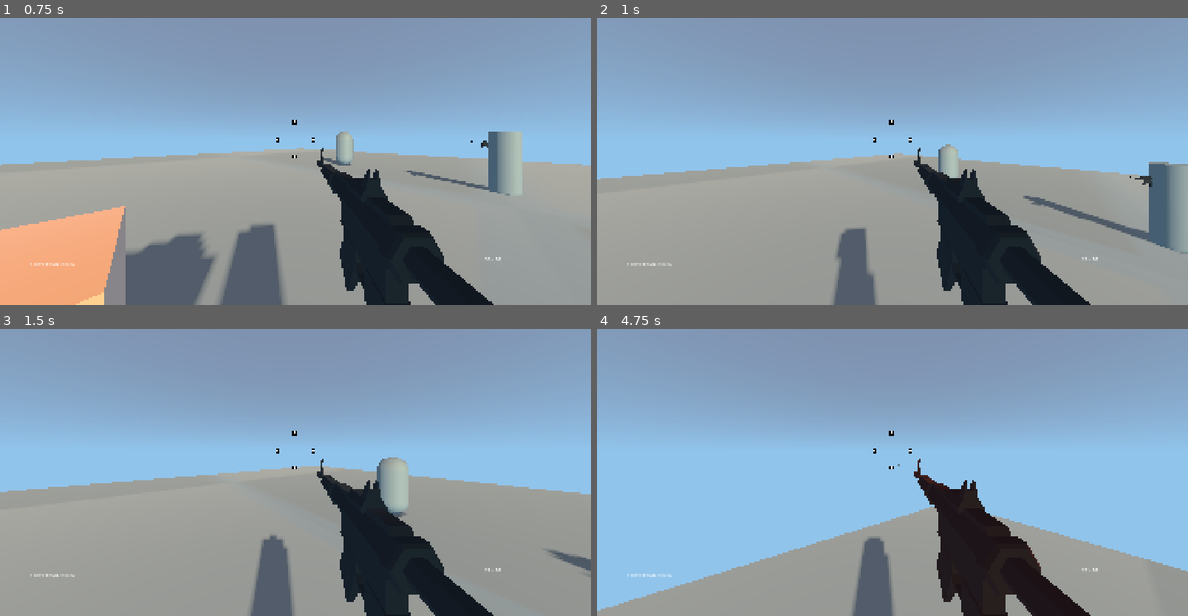
Above: before the commit, frames 1-4 (two rows, left to right).
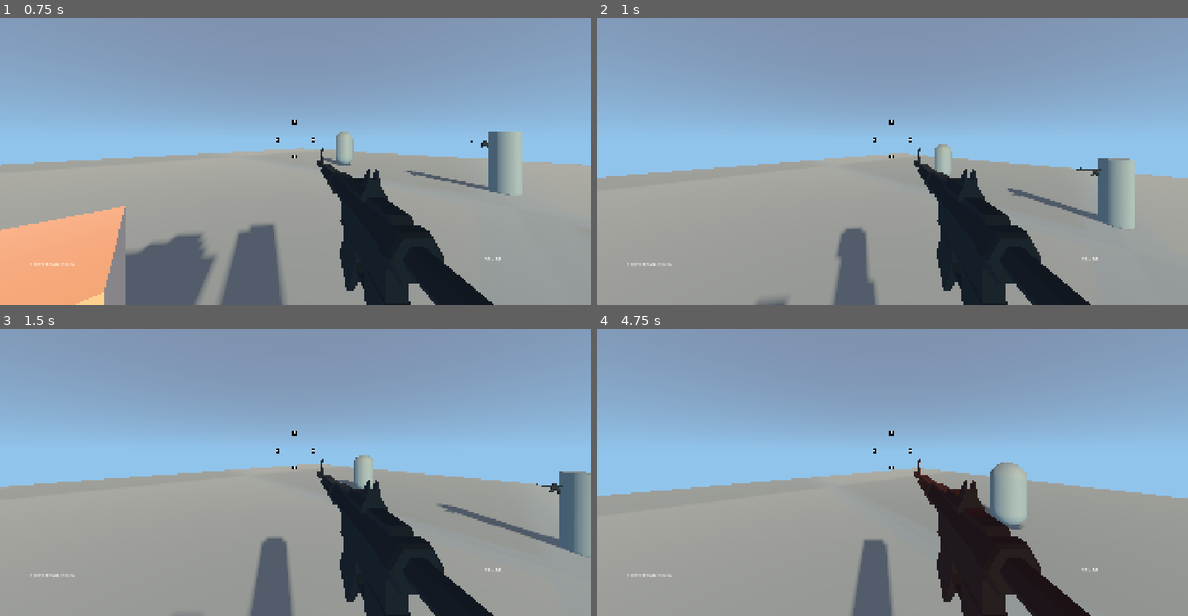
Above: after the commit, the same moments.

Repository: coreyames/my-fps-template
Game: Godot game, scene res://scenes/world_root.tscn
Same seed, same stepped clock (60 frames per second), same inputs: the game is played once before the commit and once after it.
Inputs (mouse positions are in pixels of both pictures, inside the frame that each line leads up to):
- Up to frame 1 (0.75 s): tap Enter at 0.5 s; move the mouse to (325, 138) at 0.52 s; hold W (fwd) from 0.53 s (still down); tap S (bwd) at 0.6 s
- Up to frame 2 (1 s): keep holding W (fwd); tap Space (jump) at 0.77 s; click (922, 138) at 0.8 s
- Up to frame 3 (1.5 s): keep holding W (fwd); tap Space (jump) at 1.07 s; move the mouse to (265, 452) at 1.27 s; click (265, 452) at 1.35 s
- Up to frame 4 (4.75 s): keep holding W (fwd); tap Space (jump) at 1.52, 1.55, 1.82, 2.1, 3.02, 3.32, 3.77, 3.8, 4.07, 4.52 s; move the mouse to (904, 443) at 2.02 s; tap S (bwd) at 2.3, 2.85, 4.55 s; move the mouse to (886, 455) at 2.77 s; click (886, 455) at 3.05 s; move the mouse to (933, 455) at 3.52 s; hold Q (switch_equipped) 3.53-4.28 s; move the mouse to (845, 446) at 4.27 s; click (845, 446) at 4.35 s

Frame 1 is identical in both runs. In frame 2, 4.0% of the frame differs, in the area x 0-100%, y 43-100%; in frame 3, 4.0%; in frame 4, 23%, in the area x 0-100%, y 46-99%.

Commit message:
impl'd a shitty start to air strafing and accel

Diff:
--- a/scenes/entity/actors/fps_camera.gd
+++ b/scenes/entity/actors/fps_camera.gd
@@ -6,13 +6,13 @@
 @export_group("nodes")
 @export var body: CharacterBody3D
 @export var cam: Camera3D
+var motion: Vector2
 
 @export_group("settings")
 @export_range(1, 100, 1) var sens: float = Settings.mouse_sensitivity
 
 # probably not changing
 const ABS_PITCH_MAX: float = 89
-
 
 func _ready() -> void:
 	Input.set_use_accumulated_input(false)
@@ -42,7 +42,7 @@
 	cam.orthonormalize()
 
 func look(event: InputEventMouseMotion) -> void:
-	var motion: Vector2 = event.relative
+	motion = event.relative
 	motion *= 0.0005*sens
 	yaw(motion.x)
 	pitch_with_clamp(motion.y)
--- a/scenes/entity/actors/pc.gd
+++ b/scenes/entity/actors/pc.gd
@@ -6,10 +6,10 @@
 
 const SPEED: float = 5.0
 const JUMP_VELOCITY: float = 4.5
-const AIR_DECEL_START: float = 1.0/(SPEED*SPEED*10*10)
-var decel: float = SPEED
+const AIR_DECEL_START: float = 1.0/(SPEED*SPEED*10*10) # idfk lol
+const AIR_STRAFE_VELOCITY: float = 0.5
 var is_ready_jump: bool = true
-var is_directed: bool = false
+var is_directed_on_floor: bool = false
 var was_airborne: bool = false
 
 const walking_clip: AudioStreamMP3 = preload("res://audio/walking.mp3")
@@ -43,13 +43,14 @@
 	return
 
 func _physics_process(delta: float) -> void:
+	var camera_motion: Vector2 = $Camera3D.motion
 	if not is_on_floor():
 		velocity += get_gravity() * delta
 		if !was_airborne:
 			was_airborne = true
 	elif was_airborne:
 		was_airborne = false
-		jump_sound()
+		jump_sound() #TODO make more obvious this call is for landing
 
 	if just_exited_menu:
 		just_exited_menu = false
@@ -67,29 +68,39 @@
 		jump_sound()
 		velocity.y = JUMP_VELOCITY
 
-	var input_dir = Input.get_vector("left", "right", "fwd", "bwd")
-	var direction = (transform.basis * Vector3(input_dir.x, 0, input_dir.y)).normalized()
+	var input_dir: Vector2 = Input.get_vector("left", "right", "fwd", "bwd")
+	var direction: Vector3 = (transform.basis * Vector3(input_dir.x, 0, input_dir.y)).normalized()
 
 	#TODO need to replace hardcoded values when adding resolution adjustment option
 	if Input.is_action_just_pressed("use") && equipped != null:
 		equipped.use(get_viewport().get_camera_3d().project_ray_normal(Vector2(1920.0/2, 1080.0/2)))
 
 	if direction && is_on_floor():
-		if !is_directed:
-			is_directed = true
+		if !is_directed_on_floor:
+			is_directed_on_floor = true
 		velocity.x = direction.x * SPEED
 		velocity.z = direction.z * SPEED
 		walking_sound(true)
 	else:
-		if is_directed:
-			is_directed = false
+		if is_directed_on_floor:
+			is_directed_on_floor = false
 			walking_sound(false)
-		if is_on_floor():
-			decel = SPEED
-		else:
-			decel = AIR_DECEL_START
-		velocity.x = move_toward(velocity.x, 0, decel)
-		velocity.z = move_toward(velocity.z, 0, decel)
+
+		if !direction && !is_on_floor():
+			velocity.x = move_toward(velocity.x, 0, AIR_DECEL_START)
+			velocity.z = move_toward(velocity.z, 0, AIR_DECEL_START)
+		elif direction && !is_on_floor():
+			velocity.x = AIR_STRAFE_VELOCITY * direction.x
+			velocity.z = AIR_STRAFE_VELOCITY * direction.z
+			if (!is_zero_approx(camera_motion.x)):
+				if (camera_motion.x > 0 && input_dir.x > 0) || (camera_motion.x < 0 && input_dir.x < 0):
+					var x_abs: float = abs(camera_motion.x)
+					velocity.x = (AIR_STRAFE_VELOCITY/x_abs) * direction.x
+					velocity.z = (AIR_STRAFE_VELOCITY/x_abs) * direction.z
+		elif is_on_floor():
+			velocity.x = move_toward(velocity.x, 0, SPEED)
+			velocity.z = move_toward(velocity.z, 0, SPEED)
+
 
 	if (move_and_slide()):
 		handle_collisions()
Not shown, changed: notes.txt
